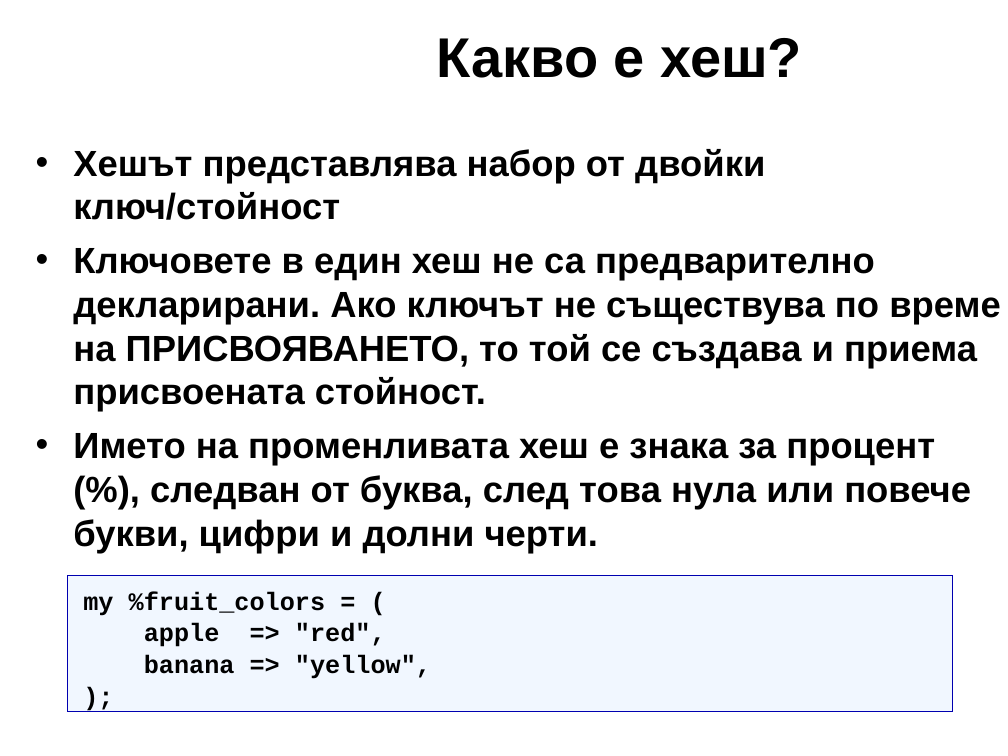
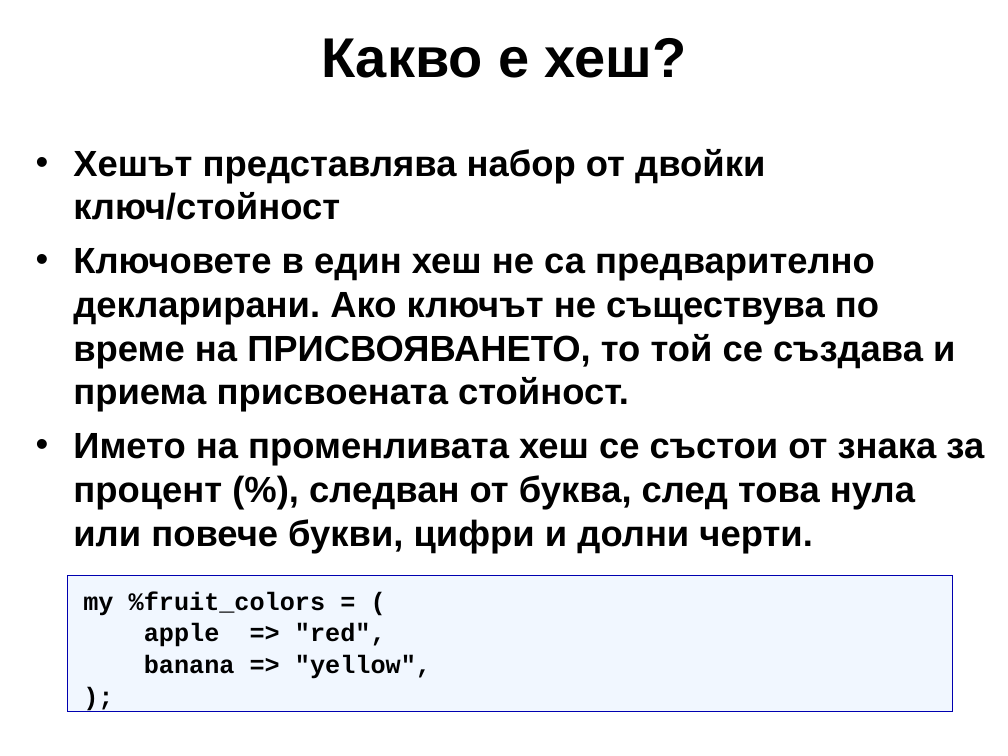
Before and after one commit to kberov/PerlProgrammingCourse, a slide deck: slide 4 of 04_hashes_bg.odp. Drawn at 1008x756 pixels with LibreOffice and Linux fonts; fonts in the diff are those of the drawing; background and template pictures are left out. Boxes give left, top, right and bottom in pixels: in the first picture for what was removed or moved away, otherwise in the second. Text is boxed around its words. In the diff, an @@ line names an element or a change of style, - is before the commit and + after.

```diff
--- a/04_hashes_bg.odp
+++ b/04_hashes_bg.odp
@@ title "Какво е хеш?" moved from (x1=437, y1=38, x2=802, y2=78) to (x1=321, y1=38, x2=687, y2=78) @@
@@ title "Какво е хеш?" at (x1=321, y1=38, x2=687, y2=78): alignment left to centre @@
@@ text at (x1=73, y1=433, x2=984, y2=553): text changed @@
-• Името на променливата хеш е знака за процент (%), следван от буква, след това нула или повече букви, цифри и долни черти.
+• Името на променливата хеш се състои от знака за процент (%), следван от буква, след това нула или повече букви, цифри и долни черти.
```
Also in this commit, not shown: 11 other slides changed, 3 other files.
